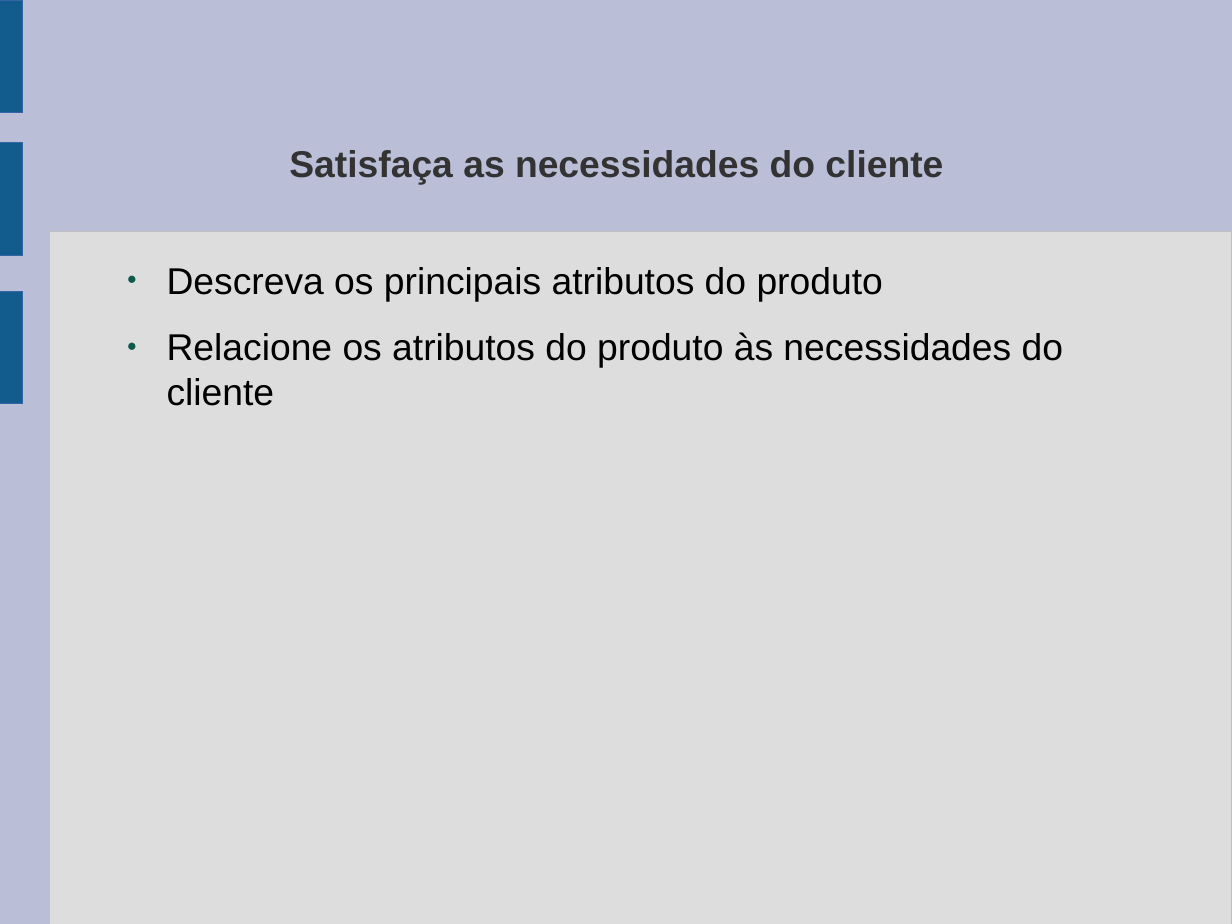
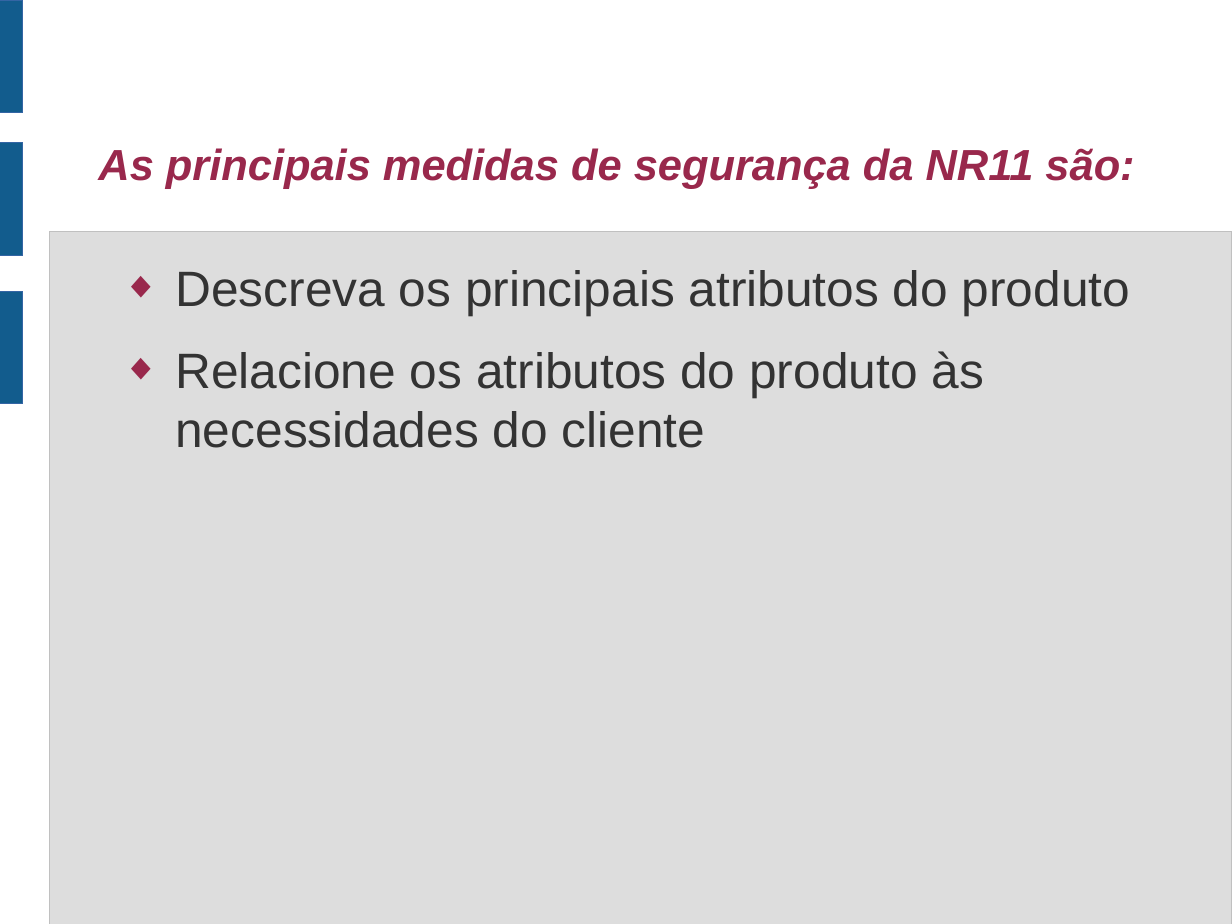
Before and after one commit to jharbes/SEGURANCA-INDUSTRIAL, a slide deck: slide 5 of material_NR11/apresentacaoNR11.odp (slide 4 before the commit). Drawn at 1232x924 pixels with LibreOffice and Linux fonts; fonts in the diff are those of the drawing. Boxes give left, top, right and bottom in pixels: in the first picture for what was removed or moved away, otherwise in the second. Text is boxed around its words. In the diff, an @@ line names an element or a change of style, - is before the commit and + after.

```diff
--- a/material_NR11/apresentacaoNR11.odp
+++ b/material_NR11/apresentacaoNR11.odp
@@ background #BABED6 to #FFFFFF @@
@@ title at bbox=[98, 148, 1134, 189]: text changed; size 24 to 28 pt; text colour #333333 to #99284C; italic on @@
-Satisfaça as necessidades do cliente
+As principais medidas de segurança da NR11 são:
@@ text "Descreva os principais atributos do ..." at bbox=[175, 270, 1130, 448]: size 24 to 32 pt, text colour #000000 to #333333; bullet ● to ◆; bullet colour #0E594D to #99284C @@
```
Also in this commit, not shown: 6 other slides changed, 2 slides added, 1 slide removed, 2 other files.
